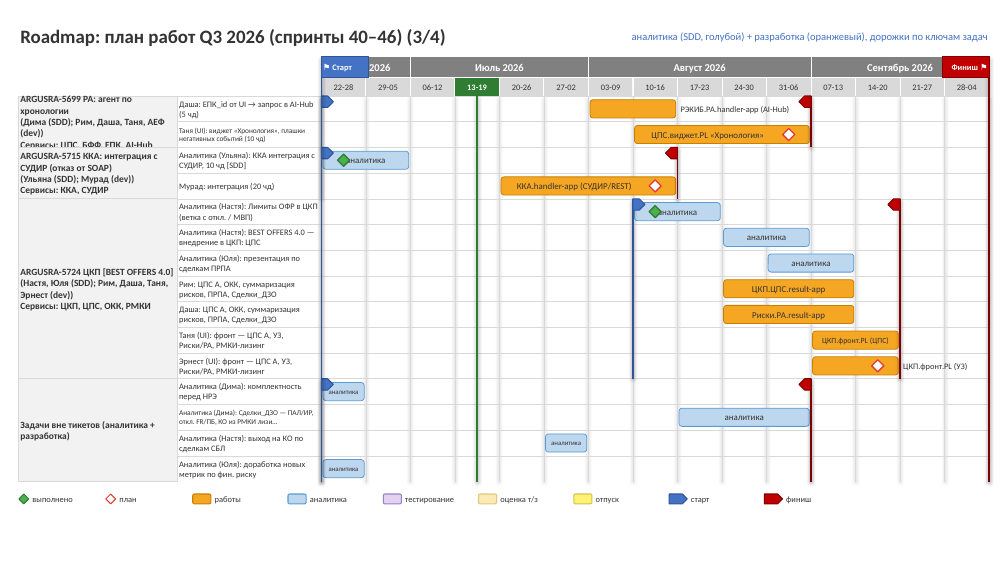
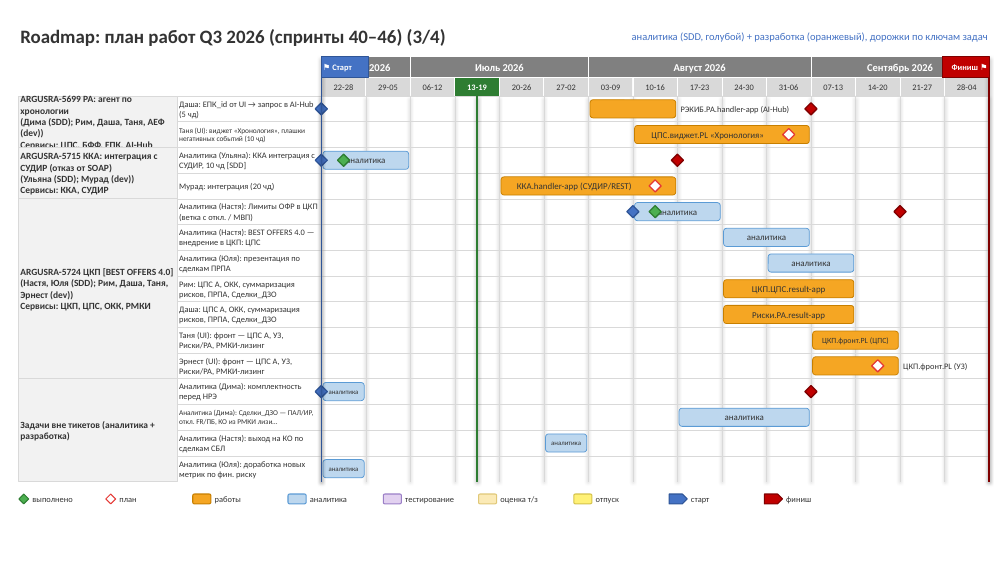
Before and after one commit to njreyesc/roadmap-builder, a slide deck: slide 3 of roadmap_2026Q3.pptx. Drawn at 1008x567 pixels with LibreOffice and Linux fonts; fonts in the diff are those of the drawing. Boxes give left, top, right and bottom in pixels: in the first picture for what was removed or moved away, otherwise in the second. Text is boxed around its words. In the diff, an @@ line names an element or a change of style, - is before the commit and + after.

```diff
--- a/roadmap_2026Q3.pptx
+++ b/roadmap_2026Q3.pptx
@@ diamond added at [315, 103, 327, 115], fill #4472C4, outline #2F5597 1.25 pt @@
@@ line removed from (321, 96) to (321, 147) @@
@@ pentagon arrow removed at [321, 96, 333, 107] @@
@@ pentagon arrow removed at [799, 96, 811, 107] @@
@@ diamond added at [805, 103, 817, 115], fill #C00000, outline #7F0000 1.25 pt @@
@@ line removed from (811, 96) to (811, 147) @@
@@ line removed from (321, 147) to (321, 199) @@
@@ pentagon arrow removed at [321, 147, 333, 159] @@
@@ pentagon arrow removed at [665, 147, 678, 159] @@
@@ line removed from (678, 147) to (678, 199) @@
@@ diamond added at [315, 154, 327, 166], fill #4472C4, outline #2F5597 1.25 pt @@
@@ diamond added at [671, 154, 684, 166], fill #C00000, outline #7F0000 1.25 pt @@
@@ diamond added at [627, 206, 639, 218], fill #4472C4, outline #2F5597 1.25 pt @@
@@ line removed from (633, 199) to (633, 379) @@
@@ pentagon arrow removed at [633, 199, 645, 210] @@
@@ pentagon arrow removed at [889, 199, 901, 210] @@
@@ diamond added at [895, 206, 907, 218], fill #C00000, outline #7F0000 1.25 pt @@
@@ line removed from (901, 199) to (901, 379) @@
@@ diamond added at [315, 386, 327, 398], fill #4472C4, outline #2F5597 1.25 pt @@
@@ line removed from (321, 379) to (321, 482) @@
@@ pentagon arrow removed at [321, 379, 333, 390] @@
@@ pentagon arrow removed at [799, 379, 811, 390] @@
@@ diamond added at [805, 386, 817, 398], fill #C00000, outline #7F0000 1.25 pt @@
@@ line removed from (811, 379) to (811, 482) @@
```
Also in this commit, not shown: 3 other slides changed, 9 other files.
